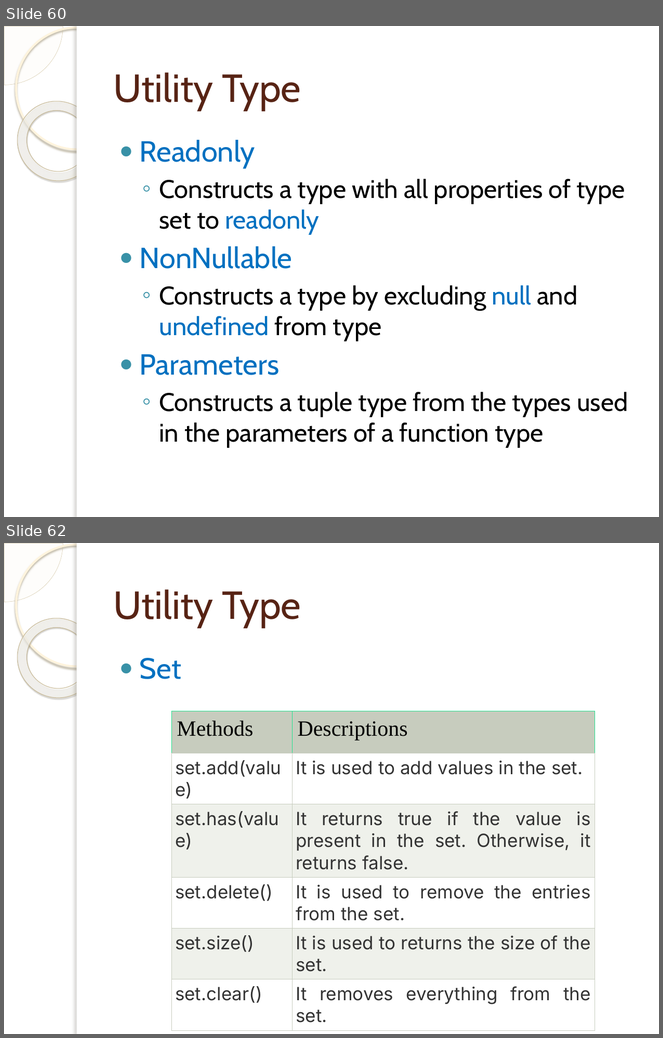
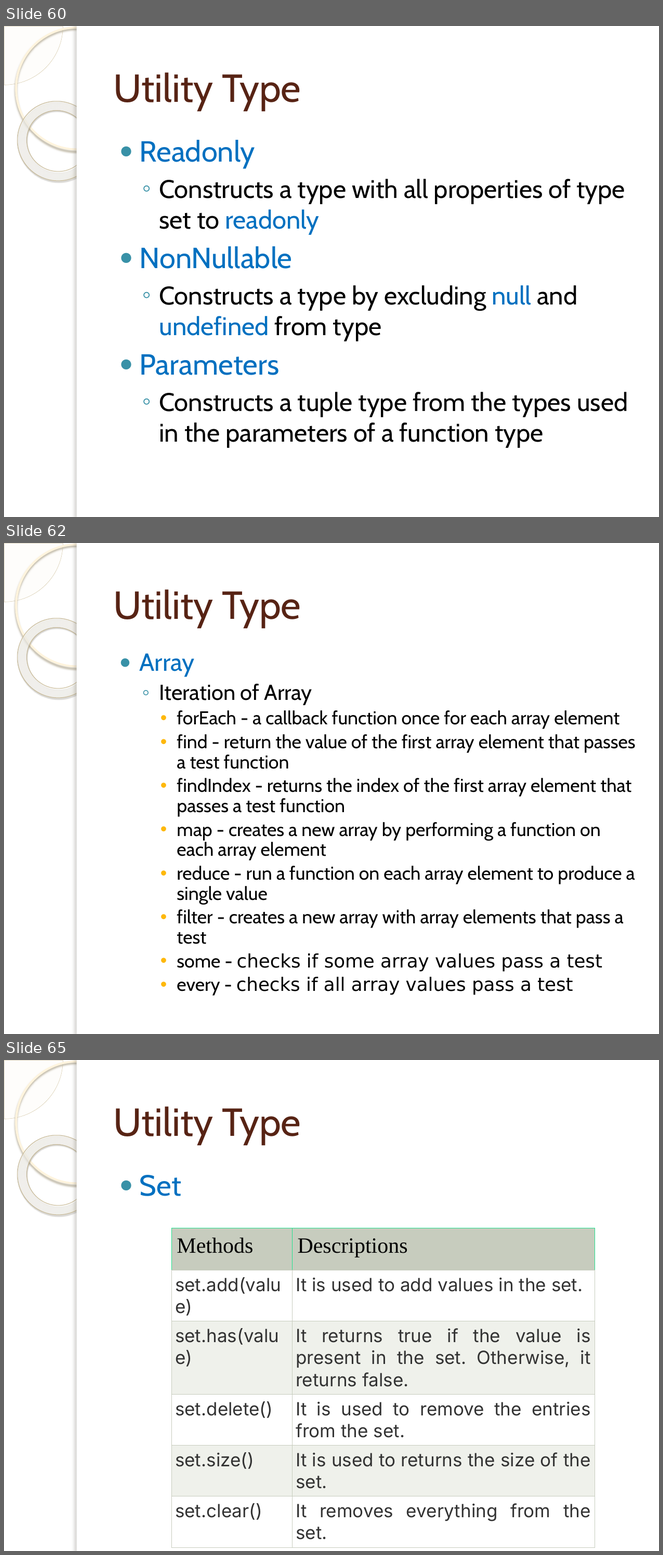
Before and after one commit to tassun/train-ts, a slide deck: Introduction to TypeScript.pptx. Shown one above the other, each under a label of ours: slides 60 and 62 before the commit, slides 60, 62 and 65 after it; the slides between them are not shown. The pictures are 663x1038 and 663x1555 pixels, drawn with LibreOffice and Linux fonts; fonts in the diff are those of the drawing; background and template pictures are left out. Boxes give left, top, right and bottom in pixels: in the first picture for what was removed or moved away, otherwise in the second. Text is boxed around its words. In the diff, an @@ line names an element or a change of style, - is before the commit and + after.

```diff
--- a/Introduction to TypeScript.pptx
+++ b/Introduction to TypeScript.pptx
@@ slide 62 added at <box>4,543,659,1034</box>, background picture (left out); not listed: 5 template elements that a slide beside it also shows @@
@@ title added at <box>113,589,301,627</box>, 43 pt, text #572314 @@
+Utility Type
@@ text added at <box>140,653,636,995</box>, 20.4 pt, text #000000 @@
+● Array
+  ◦ Iteration of Array
+    • forEach - a callback function once for each array element
+    • find - return the value of the first array element that passes a test function
+    • findIndex - returns the index of the first array element that passes a test function
+    • map - creates a new array by performing a function on each array element
+    • reduce - run a function on each array element to produce a single value
+    • filter - creates a new array with array elements that pass a test
+    • some - checks if some array values pass a test
+    • every - checks if all array values pass a test
@@ what was slide 62 is now slide 65 @@
```
Also in this commit, not shown: 3 slides changed, 5 other slides added, 1 other file.
